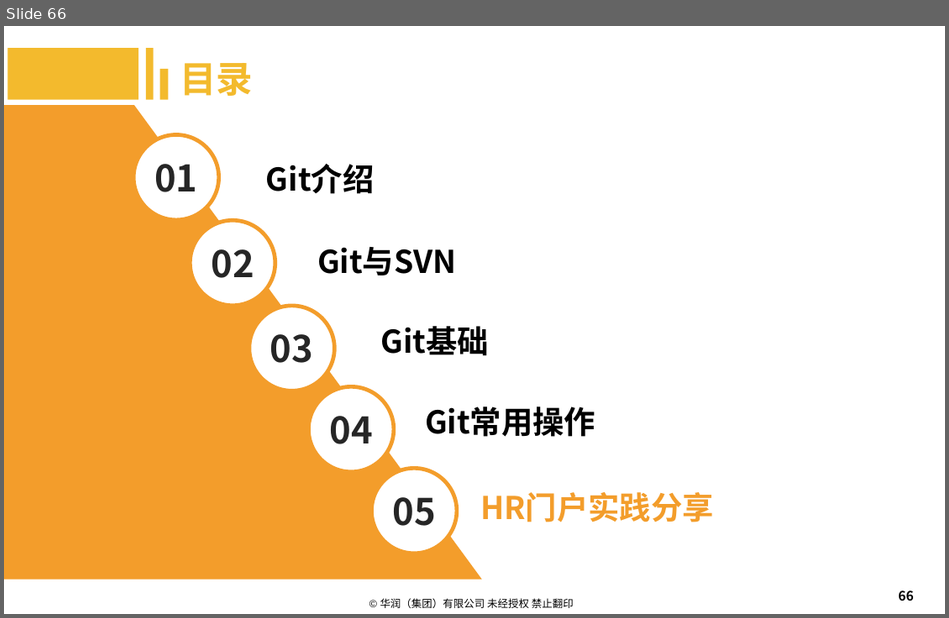
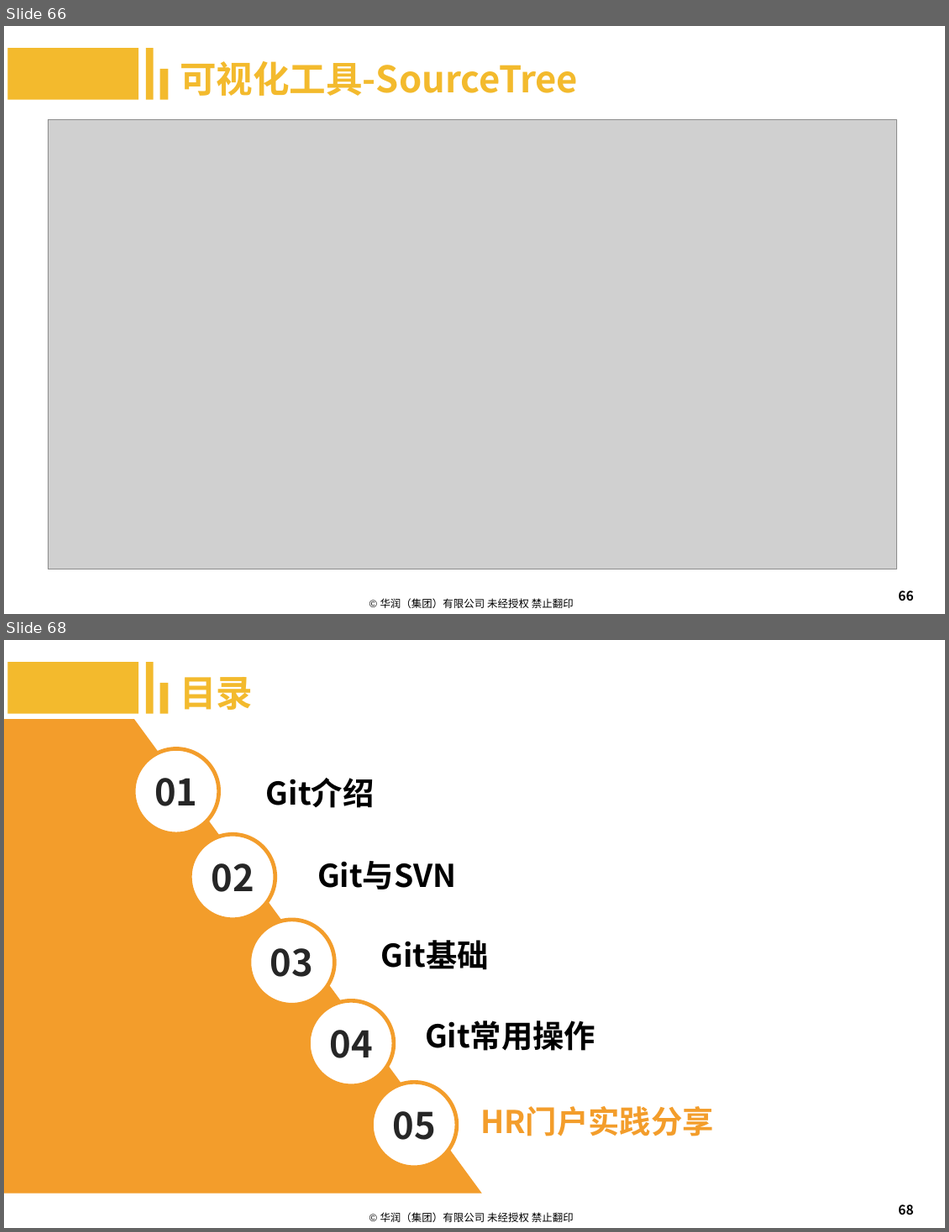
Before and after one commit to machenzhao/git-present, a slide deck: Git.pptx. Shown one above the other, each under a label of ours: slide 66 before the commit, slides 66 and 68 after it; the slides between them are not shown. The pictures are 949x618 and 949x1232 pixels, drawn with LibreOffice and Linux fonts; fonts in the diff are those of the drawing; grey boxes stand for pictures; background and template pictures are left out. Boxes give left, top, right and bottom in pixels: in the first picture for what was removed or moved away, otherwise in the second. Text is boxed around its words. In the diff, an @@ line names an element or a change of style, - is before the commit and + after.

Commit message:
添加可视化工具

```diff
--- a/Git.pptx
+++ b/Git.pptx
@@ slide 66 added at (4, 26, 945, 614), background #FFFFFF; not listed: 1 template element that a slide beside it also shows @@
@@ rectangle added at (7, 48, 138, 99), fill #F3BA2D @@
@@ rectangle added at (146, 48, 154, 99), fill #F3BA2D @@
@@ rectangle added at (160, 70, 169, 100), fill #F3BA2D @@
@@ text added at (180, 61, 578, 96), 28 pt, text #F3BA2D, bold @@
+可视化工具-SourceTree
@@ picture added at (49, 120, 897, 569) @@
@@ page number added at (898, 590, 913, 601), 10 pt, text #000000 @@
+66
@@ what was slide 66 is now slide 68 @@
```
Also in this commit, not shown: 1 slide changed, 1 other slide added.
